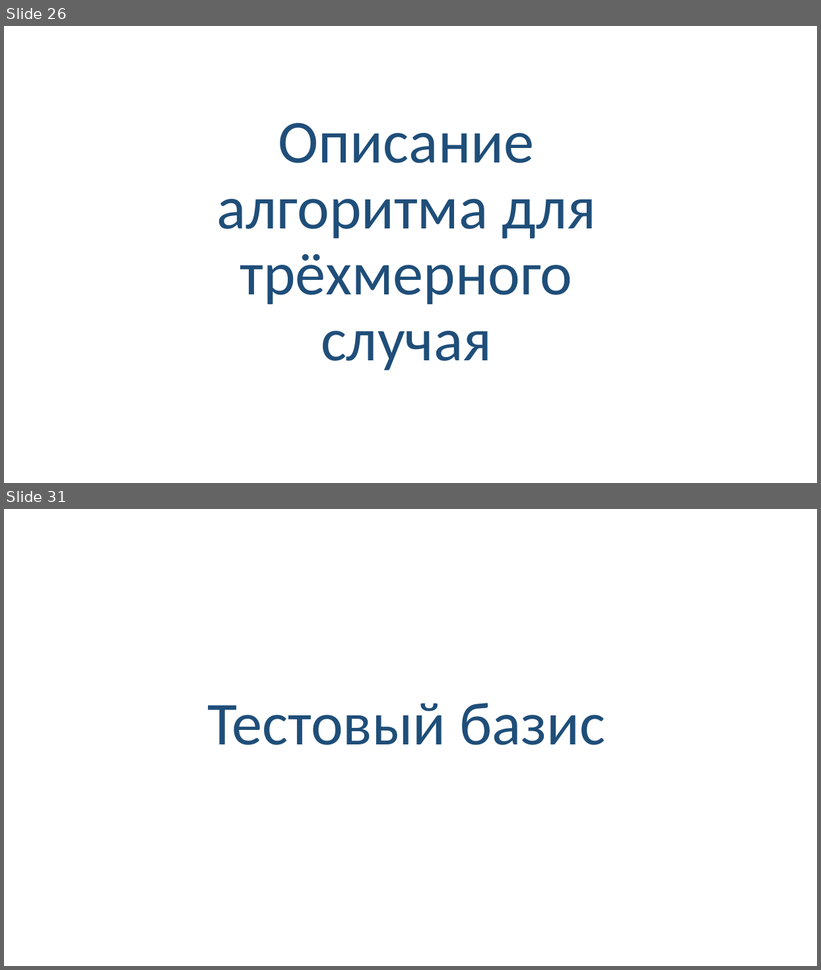
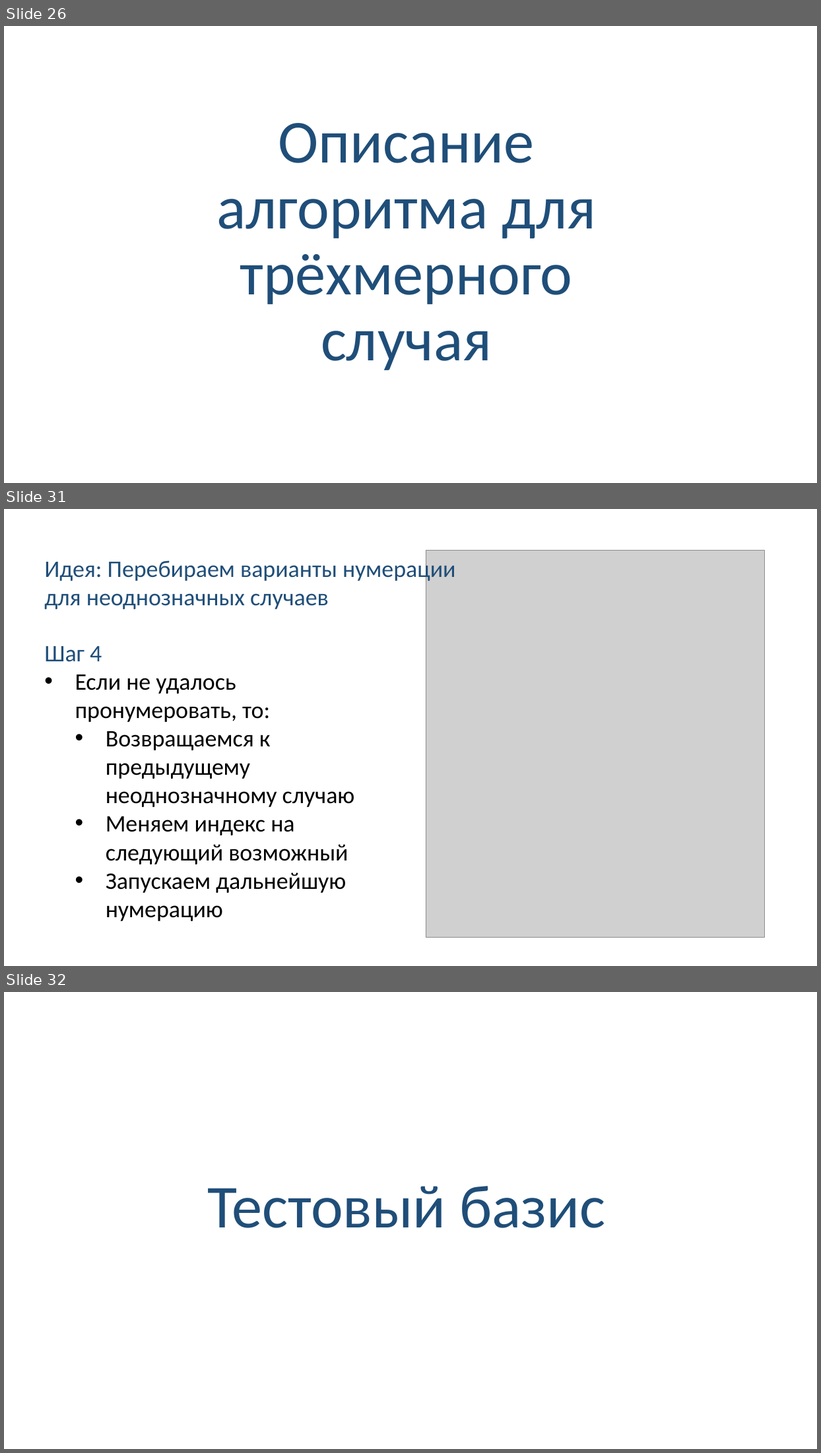
Before and after one commit to Linserous/NumericalGridGeneration, a slide deck: docs/Презентация v0.8.1.pptx. Shown one above the other, each under a label of ours: slides 26 and 31 before the commit, slides 26, 31 and 32 after it; the slides between them are not shown. The pictures are 821x970 and 821x1453 pixels, drawn with LibreOffice and Linux fonts; fonts in the diff are those of the drawing; grey boxes stand for pictures. Boxes give left, top, right and bottom in pixels: in the first picture for what was removed or moved away, otherwise in the second. Text is boxed around its words. In the diff, an @@ line names an element or a change of style, - is before the commit and + after.

```diff
--- a/docs/Презентация v0.8.1.pptx
+++ b/docs/Презентация v0.8.1.pptx
@@ slide 31 added at box(4, 509, 817, 966), background #FFFFFF @@
@@ text added at box(44, 557, 456, 609), 28 pt, text #1F4E79 @@
+Идея: Перебираем варианты нумерации
+для неоднозначных случаев
@@ picture added at box(426, 551, 765, 937) @@
@@ text added at box(44, 646, 355, 921), 28 pt, text #000000 @@
+Шаг 4
+• Если не удалось пронумеровать, то:
+  • Возвращаемся к предыдущему неоднозначному случаю
+  • Меняем индекс на следующий возможный
+  • Запускаем дальнейшую нумерацию
@@ what was slide 31 is now slide 32 @@
```
Also in this commit, not shown: 11 slides changed.
